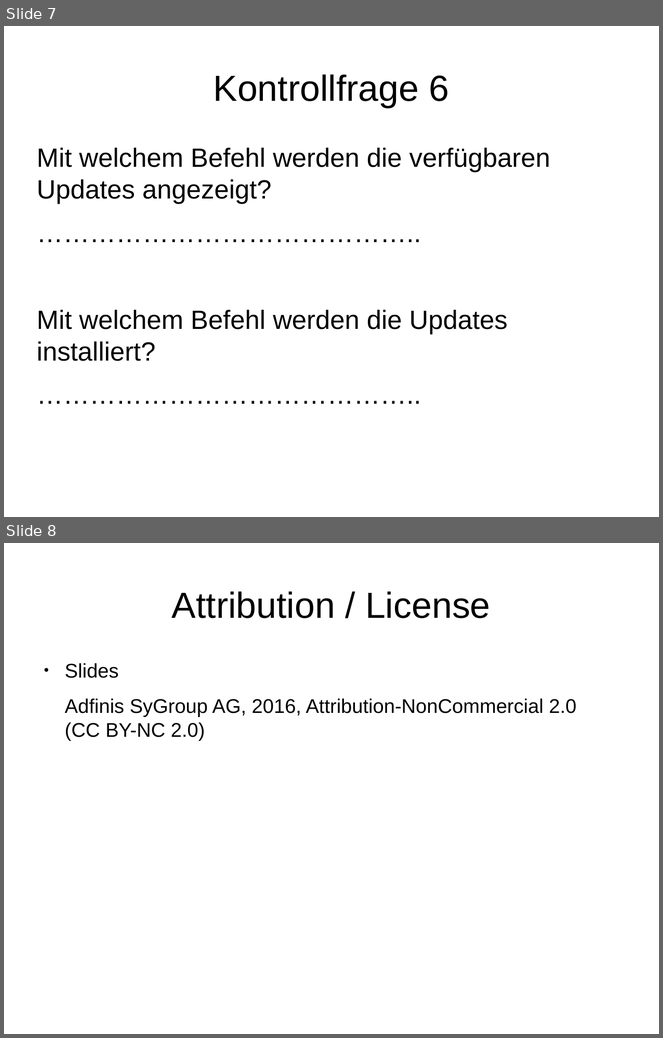
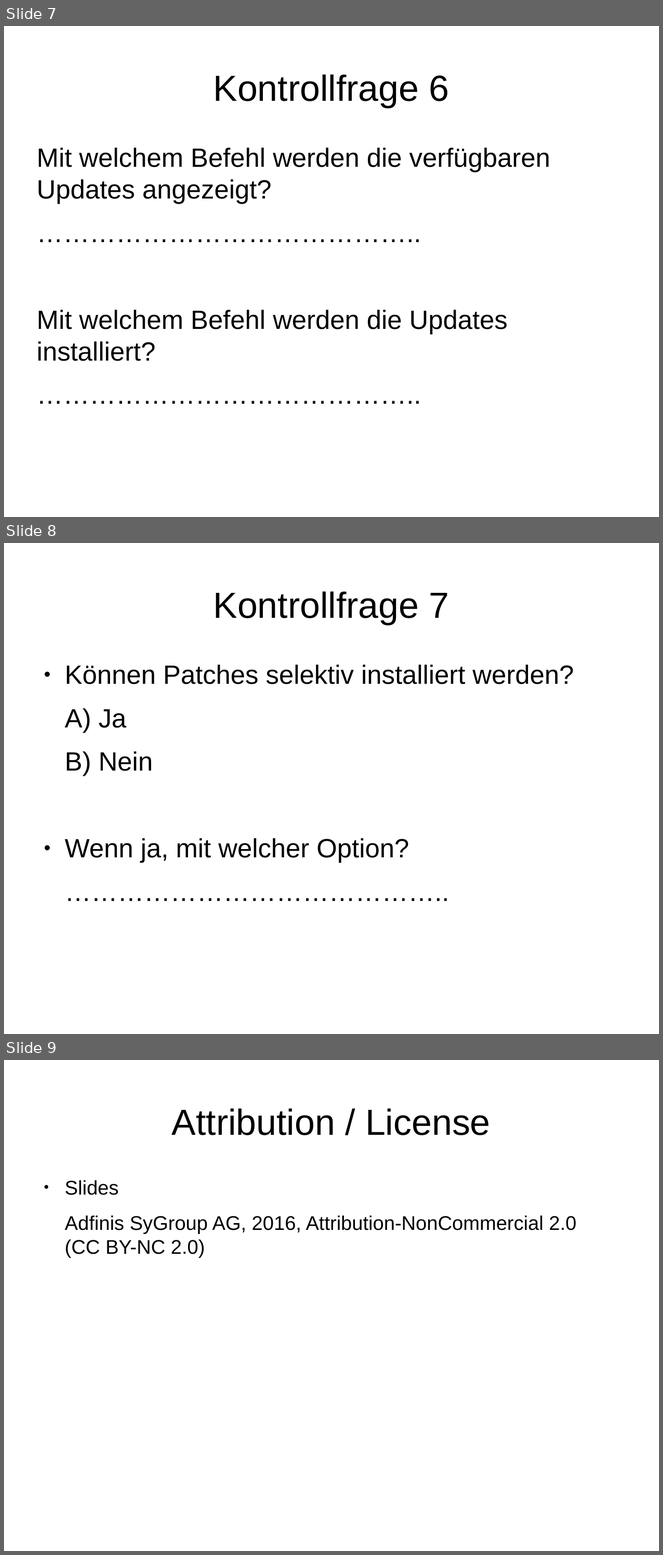
Before and after one commit to adfinis/adsy-trainings, a slide deck: SSA_SUSE-System-Administration/1005_zypper/modul_zypper_1005_04_check.odp. Shown one above the other, each under a label of ours: slides 7 and 8 before the commit, slides 7, 8 and 9 after it. The pictures are 663x1038 and 663x1555 pixels, drawn with LibreOffice and Linux fonts; fonts in the diff are those of the drawing. Boxes give left, top, right and bottom in pixels: in the first picture for what was removed or moved away, otherwise in the second. Text is boxed around its words. In the diff, an @@ line names an element or a change of style, - is before the commit and + after.

```diff
--- a/SSA_SUSE-System-Administration/1005_zypper/modul_zypper_1005_04_check.odp
+++ b/SSA_SUSE-System-Administration/1005_zypper/modul_zypper_1005_04_check.odp
@@ slide 8 added at (4,543,659,1034), background #FFFFFF @@
@@ title added at (214,591,450,625), 44 pt, text #000000 @@
+Kontrollfrage 7
@@ text added at (65,665,574,863), 32 pt, text #000000 @@
+● Können Patches selektiv installiert werden?
+A) Ja
+B) Nein
+● Wenn ja, mit welcher Option?
+……………………………………..
@@ what was slide 8 is now slide 9 @@
```
Also in this commit, not shown: 3 other files.
